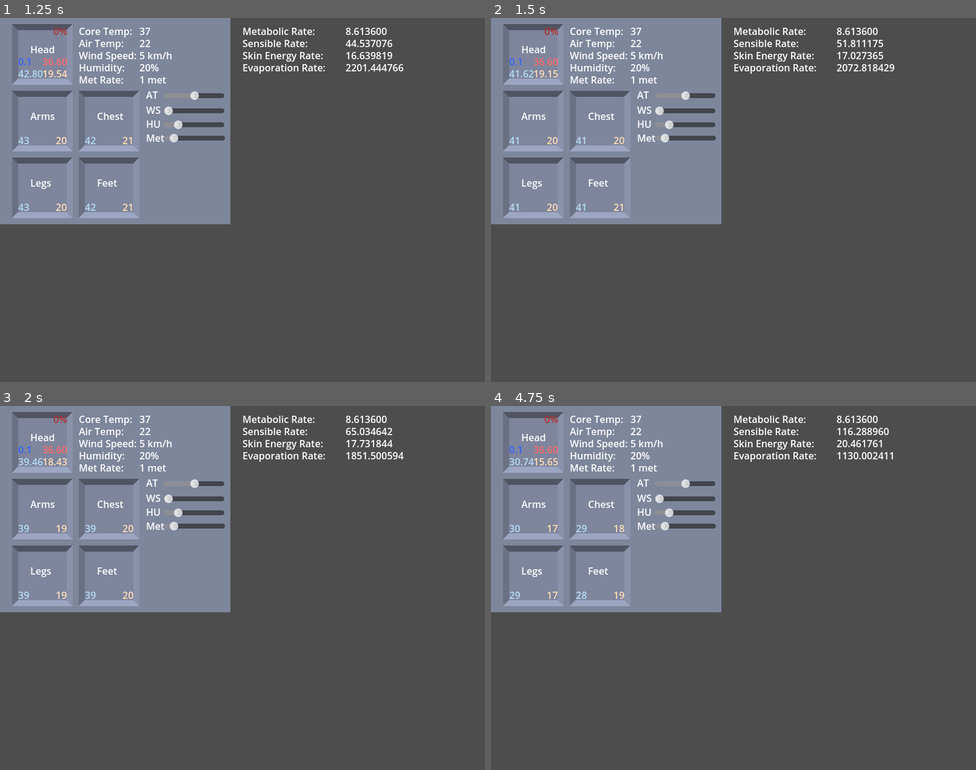
Above: before the commit, frames 1-4 (two rows, left to right).
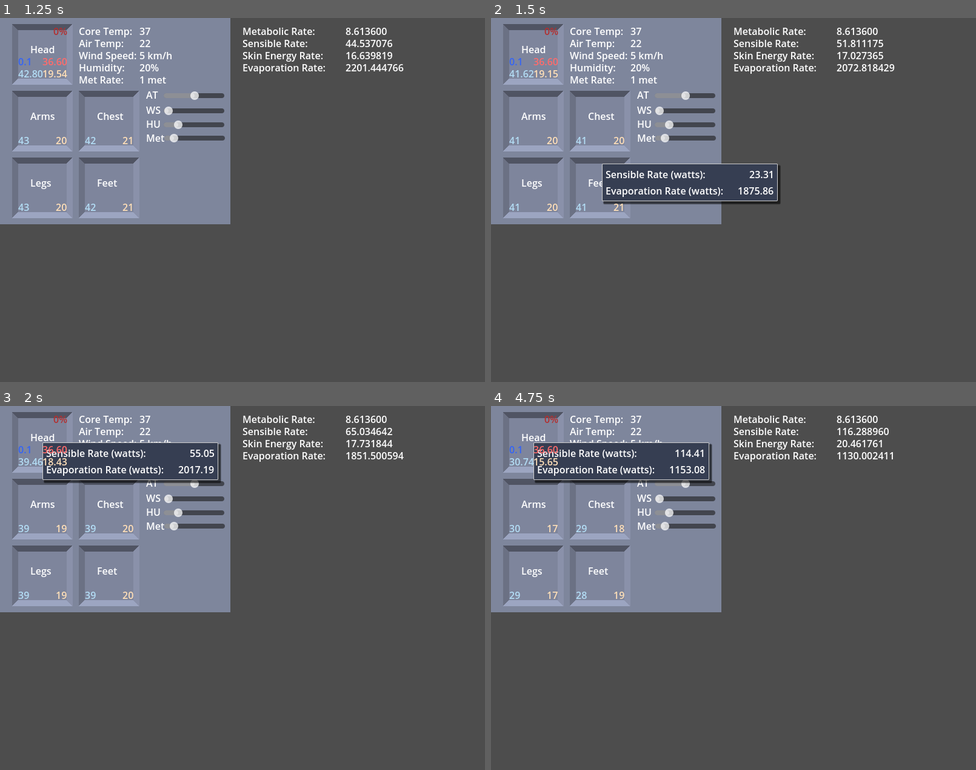
Above: after the commit, the same moments.

Repository: whess/overhead_mechanics
Game: Godot game, scene res://inventory.tscn
Two runs of this game, one before a commit and one after it. Both use one fixed random seed, a clock stepped at 60 frames per second and the inputs below. This scene is started directly instead of the project's main scene.
Inputs (mouse positions are in pixels of both pictures, inside the frame that each line leads up to):
- Up to frame 1 (1.25 s): move the mouse to (349, 181) at 0.52 s; press the mouse at (349, 181) at 0.53 s
- Up to frame 2 (1.5 s): release the mouse at (840, 181) at 1.25 s; drag from (636, 218) to (534, 54) at 1.27 s
- Up to frame 3 (2 s): no input
- Up to frame 4 (4.75 s): move the mouse to (782, 507) at 2.02 s; press the mouse at (782, 507) at 2.03 s; release the mouse at (782, 507) at 2.75 s; drag from (709, 660) to (597, 507) at 2.77 s; move the mouse to (879, 642) at 3.52 s; press the mouse at (879, 642) at 3.53 s; release the mouse at (879, 642) at 4.25 s; drag from (588, 533) to (534, 442) at 4.27 s

Frame 1 is identical in both runs. In frame 2, 3.0% of the frame differs, in the area x 22-60%, y 40-52%; in frame 3, 4.0%, in the area x 8-46%, y 10-22%; in frame 4, 4.0%.

Commit message:
Got tooltip working for inventory slots

Diff:
--- a/DropArea.gd
+++ b/DropArea.gd
@@ -16,7 +16,6 @@
   set(value):
     debug_color = value
     $CollisionBounds.debug_color = value
-
 
 var will_accept:Callable = func(draggable:Draggable): return true
 var current_hover:Draggable = null
--- a/inventory.gd
+++ b/inventory.gd
@@ -1,5 +1,7 @@
 extends Node2D
 class_name Inventory
+
+var tooltip_scene = preload("res://tooltip.tscn")
 
 class BodyPart:
   var skin_temp:float # C
@@ -32,9 +34,39 @@
 var feet:BodyPart
 
 var whole_body:BodyPart
+var tooltip_node:Tooltip
+var tooltip_bounding_rect:Rect2
+var tooltip_shown = false
+
+var debug_stats = {"head": {}, "torso": {}, "arms": {}, "legs": {}, "feet": {}}
+
+func show_tooltip(part_name:String, bounding_rect:Rect2):
+  if not tooltip_shown:
+    tooltip_bounding_rect = bounding_rect
+    tooltip_shown = true
+    add_child(tooltip_node)
+    var contents:Array[Tooltip.TooltipContents]
+    contents.append(Tooltip.TooltipContents.new("Sensible Rate (watts):", "%.2f" % [debug_stats[part_name]["sensible_heat_rate"]]))
+    contents.append(Tooltip.TooltipContents.new("Evaporation Rate (watts):", "%.2f" % [debug_stats[part_name]["evaporation_watts"]]))
+    tooltip_node.set_contents(contents)
+
+func hide_tooltip():
+  tooltip_shown = false
+  remove_child(tooltip_node)
+
+func connect_tooltip_function(control:Control, debug_index:String):
+  control.mouse_entered.connect(show_tooltip.bind(debug_index, control.get_global_rect()))
 
 # Called when the node enters the scene tree for the first time.
 func _ready():
+  tooltip_node = tooltip_scene.instantiate()
+  tooltip_node.owner = self
+  connect_tooltip_function($Head/Control, "head")
+  connect_tooltip_function($Torso/Control, "torso")
+  connect_tooltip_function($Arms/Control, "arms")
+  connect_tooltip_function($Legs/Control, "legs")
+  connect_tooltip_function($Feet/Control, "feet")
+
   # Avg adult male total surface area: 1.85 sq/m
   # var body_surface_area = 1.85
   # var body_total_mass = 70
@@ -197,12 +229,16 @@
 
 # Called every frame. 'delta' is the elapsed time since the previous frame.
 func _process(delta):
+  if tooltip_shown and not tooltip_bounding_rect.has_point(get_viewport().get_mouse_position()):
+    hide_tooltip()
+
   # Update all body parts
-  var debug_data = update_body_part(head, delta)
-  update_body_part(torso, delta)
-  update_body_part(arms, delta)
-  update_body_part(legs, delta)
-  update_body_part(feet, delta)
+  debug_stats["head"] = update_body_part(head, delta)
+  debug_stats["torso"] = update_body_part(torso, delta)
+  debug_stats["arms"] = update_body_part(arms, delta)
+  debug_stats["legs"] = update_body_part(legs, delta)
+  debug_stats["feet"] = update_body_part(feet, delta)
+  var debug_data = debug_stats["head"]
 
   $Stats/HeadMetabolicRateValue.text = "%f" % [debug_data["part_metabolic_rate"]]
   $Stats/SensibleHeatRateValue.text = "%f" % [debug_data["sensible_heat_rate"]]
--- a/inventory.tscn
+++ b/inventory.tscn
@@ -102,6 +102,12 @@
 theme_override_colors/font_color = Color(0.2016, 0.3912, 0.96, 1)
 text = "0.1"
 
+[node name="Control" type="Control" parent="Head"]
+layout_mode = 3
+anchors_preset = 0
+offset_right = 100.0
+offset_bottom = 100.0
+
 [node name="Torso" type="Node2D" parent="."]
 position = Vector2(130, 120)
 
@@ -157,6 +163,12 @@
 theme_override_colors/font_color = Color(0.7008, 0.86496, 0.96, 1)
 text = "5%"
 
+[node name="Control" type="Control" parent="Torso"]
+layout_mode = 3
+anchors_preset = 0
+offset_right = 100.0
+offset_bottom = 100.0
+
 [node name="Arms" type="Node2D" parent="."]
 position = Vector2(20, 120)
 
@@ -212,6 +224,12 @@
 theme_override_colors/font_color = Color(0.7008, 0.86496, 0.96, 1)
 text = "5%"
 
+[node name="Control" type="Control" parent="Arms"]
+layout_mode = 3
+anchors_preset = 0
+offset_right = 100.0
+offset_bottom = 100.0
+
 [node name="Legs" type="Node2D" parent="."]
 position = Vector2(20, 230)
 
@@ -266,6 +284,12 @@
 offset_bottom = 93.0
 theme_override_colors/font_color = Color(0.7008, 0.86496, 0.96, 1)
 text = "5%"
+
+[node name="Control" type="Control" parent="Legs"]
+layout_mode = 3
+anchors_preset = 0
+offset_right = 100.0
+offset_bottom = 100.0
 
 [node name="Feet" type="Node2D" parent="."]
 position = Vector2(130, 230)
@@ -322,6 +346,12 @@
 offset_bottom = 93.0
 theme_override_colors/font_color = Color(0.7008, 0.86496, 0.96, 1)
 text = "5%"
+
+[node name="Control" type="Control" parent="Feet"]
+layout_mode = 3
+anchors_preset = 0
+offset_right = 100.0
+offset_bottom = 100.0
 
 [node name="Stats" type="Node2D" parent="."]
 position = Vector2(130, 10)
--- a/tooltip.gd
+++ b/tooltip.gd
@@ -1,4 +1,5 @@
 extends PanelContainer
+class_name Tooltip
 
 var tooltip_row_scene = preload("res://tooltip_row.tscn")
 
@@ -31,7 +32,7 @@
 # Called when the node enters the scene tree for the first time.
 func _ready():
   var rows:Array[TooltipContents] = [
-    TooltipContents.new("", "")
+    TooltipContents.new("a", "b")
   ]
   set_contents(rows)
 
